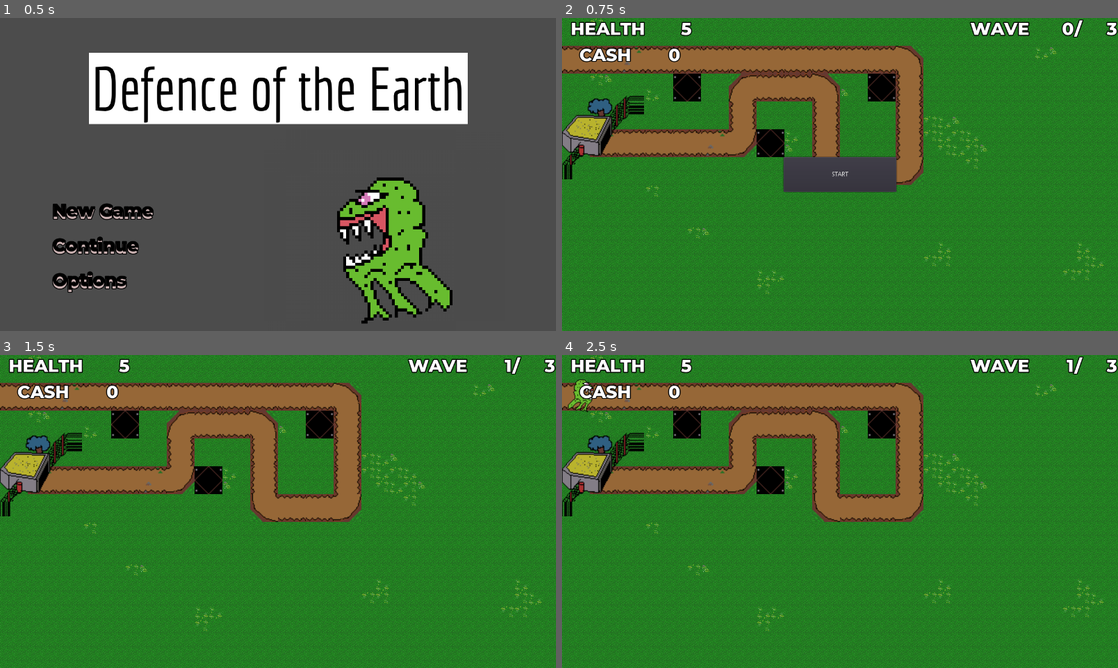
Above: before the commit, frames 1-4 (two rows, left to right).
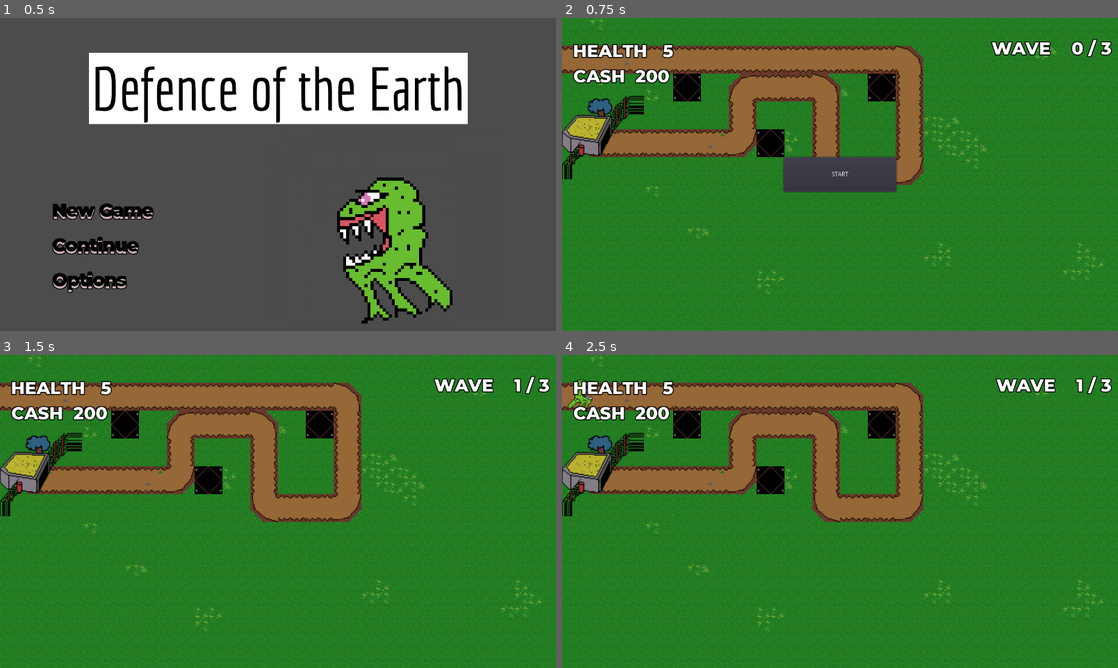
Above: after the commit, the same moments.

Repository: LeopardMerkava/Orbital-Project
Game: Godot game, scene res://src/UI/Title/TitleScreen.tscn
Same seed, same stepped clock (60 frames per second), same inputs: the game is played once before the commit and once after it. The project has no main scene, so this scene is started directly.
Inputs (mouse positions are in pixels of both pictures, inside the frame that each line leads up to):
- Up to frame 1 (0.5 s): no input
- Up to frame 2 (0.75 s): click "New Game" at 0.5 s
- Up to frame 3 (1.5 s): click "START" at 1.25 s
- Up to frame 4 (2.5 s): tap Enter at 2 s; move the mouse to (962, 495) at 2.02 s; click (962, 495) at 2.1 s

Frame 1 is identical in both runs. In frame 2, 3.1% of the frame differs, in the area x 1-100%, y 0-21%; in frame 3, 3.0%; in frame 4, 3.0%.

Commit message:
Added Tower Shooting Animation

Diff:
--- a/src/Level/Level0.gd
+++ b/src/Level/Level0.gd
@@ -1,7 +1,7 @@
 extends Node2D
 
-var enemyList = [load("res://src/Enemies/Grunt.tscn")]
-var tower = load("res://src/Towers/BasicTower.tscn")
+onready var enemyList = [load("res://src/Enemies/Grunt.tscn")]
+onready var tower = load("res://src/Towers/BasicTower.tscn")
 var enemyAmount = [[1], [2], [3]]
 var enemyindex = 0
 var enemycount = 0
@@ -9,6 +9,7 @@
 var wavenumber = enemyAmount.size()
 export var healthrem = 5
 var doneSpawning = false
+export var startingCash = 200
 var cash = 0
 var building = false
 var instance
@@ -19,6 +20,8 @@
 	doneSpawning = false
 	$HUD.update_health(healthrem)
 	$HUD.update_wave_amount(wavenumber)
+	$HUD.update_wave(waveCount)
+	$HUD.update_cash(startingCash)
 
 
 func _on_SpawnTimer_timeout():
@@ -60,6 +63,7 @@
 	$HUD.update_wave(waveCount)
 
 
+
 func _on_TextureButton_pressed():
 	if !building:
 		instance = tower.instance()
--- a/src/Level/Trial_level.tscn
+++ b/src/Level/Trial_level.tscn
@@ -16,6 +16,8 @@
 __meta__ = {
 "_edit_horizontal_guides_": [ -136.0 ]
 }
+
+[node name="HUD" parent="." instance=ExtResource( 1 )]
 
 [node name="Map" parent="." instance=ExtResource( 4 )]
 position = Vector2( 0.516068, 94.5127 )
@@ -42,11 +44,9 @@
 [node name="SpawnTimer" type="Timer" parent="."]
 wait_time = 0.5
 
-[node name="HUD" parent="." instance=ExtResource( 1 )]
-
 [node name="Spawner" parent="." instance=ExtResource( 3 )]
 
+[connection signal="start" from="HUD" to="." method="_on_HUD_start"]
 [connection signal="pressed" from="Map/TextureButton" to="." method="_on_TextureButton_pressed"]
 [connection signal="timeout" from="WaveTimer" to="." method="_on_WaveTimer_timeout"]
 [connection signal="timeout" from="SpawnTimer" to="." method="_on_SpawnTimer_timeout"]
-[connection signal="start" from="HUD" to="." method="_on_HUD_start"]
--- a/src/Towers/BasicTower.tscn
+++ b/src/Towers/BasicTower.tscn
@@ -20,10 +20,10 @@
 "name": "default",
 "speed": 5.0
 }, {
-"frames": [ ExtResource( 1 ), ExtResource( 2 ) ],
+"frames": [ ExtResource( 1 ), ExtResource( 2 ), ExtResource( 1 ) ],
 "loop": true,
 "name": "Fire",
-"speed": 2.0
+"speed": 10.0
 } ]
 
 [sub_resource type="RectangleShape2D" id=3]
@@ -42,7 +42,7 @@
 [node name="Tower Turret" type="AnimatedSprite" parent="."]
 frames = SubResource( 2 )
 animation = "Fire"
-frame = 1
+playing = true
 centered = false
 offset = Vector2( -17, -42.0391 )
 
@@ -57,8 +57,10 @@
 [node name="Tower Range" type="Area2D" parent="."]
 
 [node name="CollisionShape2D" type="CollisionShape2D" parent="Tower Range"]
+position = Vector2( 0, -0.31498 )
 shape = SubResource( 4 )
 
+[connection signal="animation_finished" from="Tower Turret" to="." method="_on_Tower_Turret_animation_finished"]
 [connection signal="timeout" from="Fire" to="." method="_on_Fire_timeout"]
 [connection signal="area_entered" from="Tower Range" to="." method="_on_Tower_Range_area_entered"]
 [connection signal="area_exited" from="Tower Range" to="." method="_on_Tower_Range_area_exited"]
--- a/src/Towers/Towers.gd
+++ b/src/Towers/Towers.gd
@@ -16,7 +16,7 @@
 var enemy_array = []
 var current_target = null
 var target_position
-var projectile = load("res://Projectile/NormalProjectile.tscn")
+onready var projectile = load("res://src/Projectile/NormalProjectile.tscn")
 
 func _ready():
 	tilemap = get_parent().get_node("Map/Base Spots")
@@ -88,8 +88,13 @@
 
 func _on_Fire_timeout():
 	if current_target.get_ref():
+		$"Tower Turret".play("Fire")
 		var instance
 		instance = projectile.instance()
 		instance.set_target(current_target.get_ref())
 		instance.position = $"Tower Turret/Projectile Spawn Location".get_global_transform().origin
 		get_parent().add_child(instance)
+
+
+func _on_Tower_Turret_animation_finished() -> void:
+	$"Tower Turret".stop()
--- a/src/UI/HUD.gd
+++ b/src/UI/HUD.gd
@@ -19,19 +19,18 @@
 
 func update_health(new_health):
 	health = new_health
-	$HealthCount.text = str(new_health)
+	$HealthCount.text = "HEALTH   " + str(new_health)
 
 func update_cash(new_cash):
 	cash = new_cash
-	$CashCount.text = str(new_cash)
+	$CashCount.text = "CASH  " + str(new_cash)
 
 func update_wave(new_wave):
 	wave = new_wave
-	$WaveCounter.text = str(min(new_wave, waveamount))
+	$WaveCounter.text = "WAVE    " + str(min(new_wave, waveamount)) + " / " + str(waveamount)
 
 func update_wave_amount(new_wave_amount):
 	waveamount = new_wave_amount
-	$WaveAmount.text = str(new_wave_amount)
 
 func _on_Button_pressed():
 	$Button.hide()
--- a/src/UI/HUD.tscn
+++ b/src/UI/HUD.tscn
@@ -6,92 +6,42 @@
 [node name="HUD" type="CanvasLayer"]
 script = ExtResource( 2 )
 
-[node name="WaveLabel" type="Label" parent="."]
-margin_left = 940.0
-margin_right = 1080.0
-margin_bottom = 103.0
+[node name="WaveCounter" type="Label" parent="."]
+anchor_left = 0.5
+anchor_right = 0.5
+margin_left = 255.604
+margin_top = 44.5449
+margin_right = 624.604
+margin_bottom = 94.5449
 custom_fonts/font = ExtResource( 1 )
-text = "WAVE
-"
-__meta__ = {
-"_edit_use_anchors_": false
-}
-
-[node name="Slash" type="Label" parent="."]
-margin_left = 1180.0
-margin_right = 1320.0
-margin_bottom = 103.0
-custom_fonts/font = ExtResource( 1 )
-text = "/
-"
-__meta__ = {
-"_edit_use_anchors_": false
-}
-
-[node name="WaveCounter" type="Label" parent="."]
-margin_left = 1060.0
-margin_right = 1178.0
-margin_bottom = 50.0
-custom_fonts/font = ExtResource( 1 )
-text = "999"
-align = 2
-__meta__ = {
-"_edit_use_anchors_": false
-}
-
-[node name="WaveAmount" type="Label" parent="."]
-margin_left = 1160.0
-margin_right = 1278.0
-margin_bottom = 50.0
-custom_fonts/font = ExtResource( 1 )
-text = "999"
+text = "WAVE   999 / 999"
 align = 2
 __meta__ = {
 "_edit_use_anchors_": false
 }
 
 [node name="HealthCount" type="Label" parent="."]
-margin_left = 180.0
-margin_right = 298.0
-margin_bottom = 50.0
+anchor_left = 0.5
+anchor_right = 0.5
+margin_left = -614.74
+margin_top = 50.7401
+margin_right = -326.74
+margin_bottom = 100.74
 custom_fonts/font = ExtResource( 1 )
-text = "999"
-align = 2
+text = "HEALTH   999"
 __meta__ = {
 "_edit_use_anchors_": false
 }
 
 [node name="CashCount" type="Label" parent="."]
-margin_left = 154.0
-margin_top = 60.0
-margin_right = 272.0
-margin_bottom = 110.0
+anchor_left = 0.5
+anchor_right = 0.5
+margin_left = -613.622
+margin_top = 108.69
+margin_right = -380.622
+margin_bottom = 158.69
 custom_fonts/font = ExtResource( 1 )
-text = "999"
-align = 2
-__meta__ = {
-"_edit_use_anchors_": false
-}
-
-[node name="HealthLabel" type="Label" parent="."]
-margin_left = 20.0
-margin_right = 191.0
-margin_bottom = 50.0
-rect_pivot_offset = Vector2( 160, 120 )
-custom_fonts/font = ExtResource( 1 )
-text = "HEALTH"
-__meta__ = {
-"_edit_use_anchors_": false
-}
-
-[node name="Cash" type="Label" parent="."]
-margin_left = 40.0
-margin_top = 60.0
-margin_right = 182.0
-margin_bottom = 110.0
-rect_pivot_offset = Vector2( 160, 120 )
-custom_fonts/font = ExtResource( 1 )
-text = "CASH"
+text = "CASH   999"
 __meta__ = {
 "_edit_use_anchors_": false
 }
--- a/src/UI/Title/TitleScreen.tscn
+++ b/src/UI/Title/TitleScreen.tscn
@@ -6,7 +6,7 @@
 [ext_resource path="res://src/UI/Buttons/OptionsButton.tscn" type="PackedScene" id=4]
 [ext_resource path="res://Assets/Images/Enemies/KHm5KvL_7x.png" type="Texture" id=5]
 [ext_resource path="res://src/UI/Title/TitleScreen.gd" type="Script" id=6]
-[ext_resource path="res://src/Level0.tscn" type="PackedScene" id=7]
+[ext_resource path="res://src/Level/Level0.tscn" type="PackedScene" id=7]
 
 [node name="TitleScreen" type="Control"]
 anchor_left = 0.00095892
Renamed: src/Level0.tscn -> src/Level/Level0.tscn
